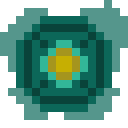
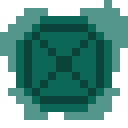
The second 128px x 128px image is a revision of the first. Changes to its layers:
hid "Laag 2" over [48, 48, 80, 80]
hid "Laag 3" over [40, 40, 88, 88]
